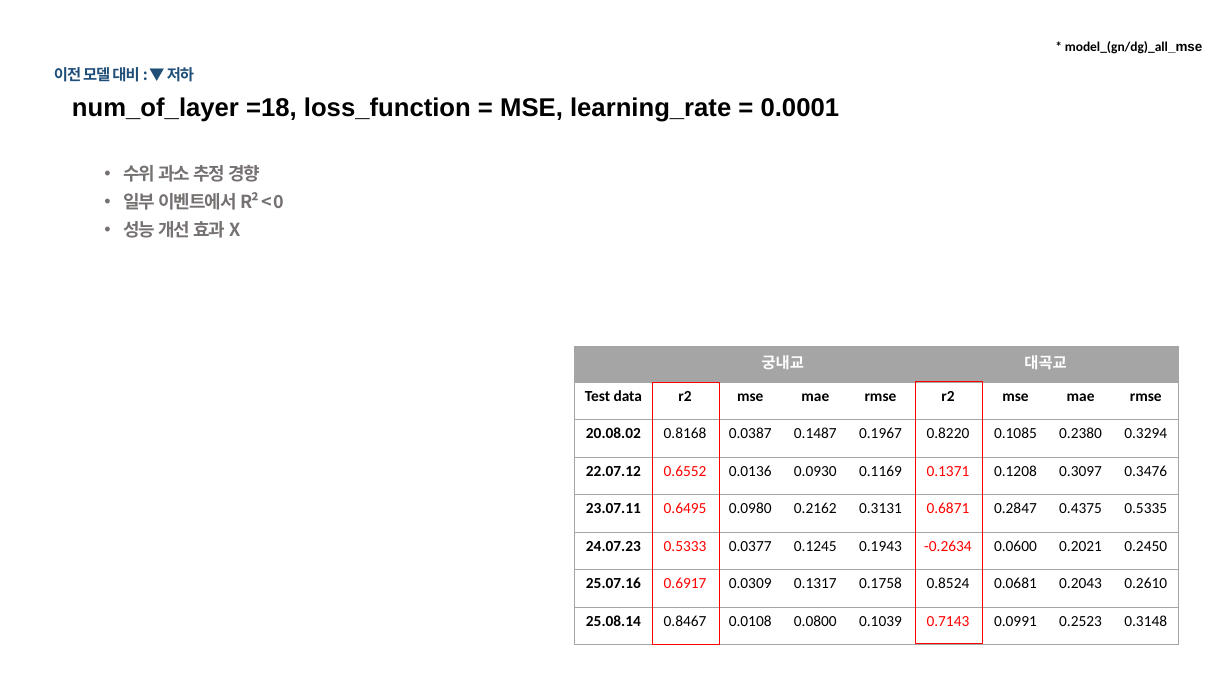
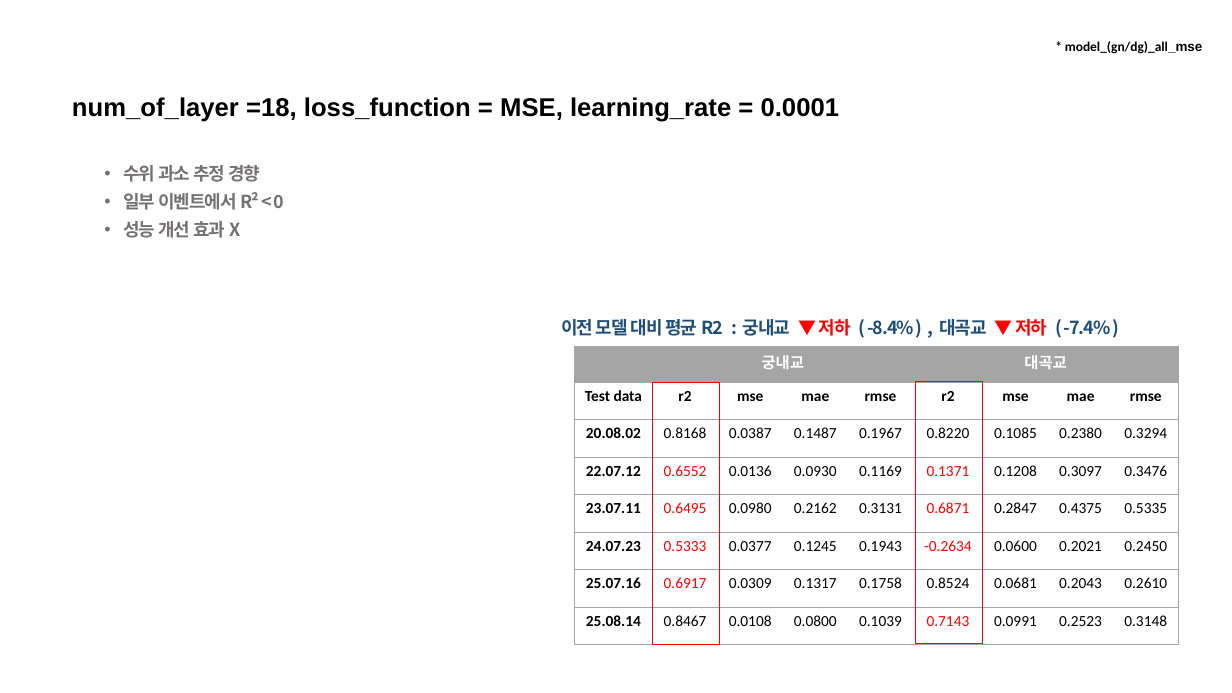
Before and after one commit to JEONGMIN0000/TrainDataCreater_LSTM, a slide deck: slide 4 of ParallelLSTM/result/Parallel LSTM 결과 보고.pptx. Drawn at 1232x693 pixels with LibreOffice and Linux fonts; fonts in the diff are those of the drawing. Boxes give left, top, right and bottom in pixels: in the first picture for what was removed or moved away, otherwise in the second. Text is boxed around its words. In the diff, an @@ line names an element or a change of style, - is before the commit and + after.

```diff
--- a/ParallelLSTM/result/Parallel LSTM 결과 보고.pptx
+++ b/ParallelLSTM/result/Parallel LSTM 결과 보고.pptx
@@ text removed at (54, 67, 194, 82) @@
-이전 모델 대비 : ▼ 저하
@@ text added at (561, 319, 1111, 336), 14 pt, text #1F4E79, bold @@
+이전 모델 대비 평균 R2 : 궁내교 ▼ 저하 ( -8.4% ) , 대곡교 ▼ 저하 ( -7.4% )
```
Also in this commit, not shown: 19 other slides changed, 1 other file.
